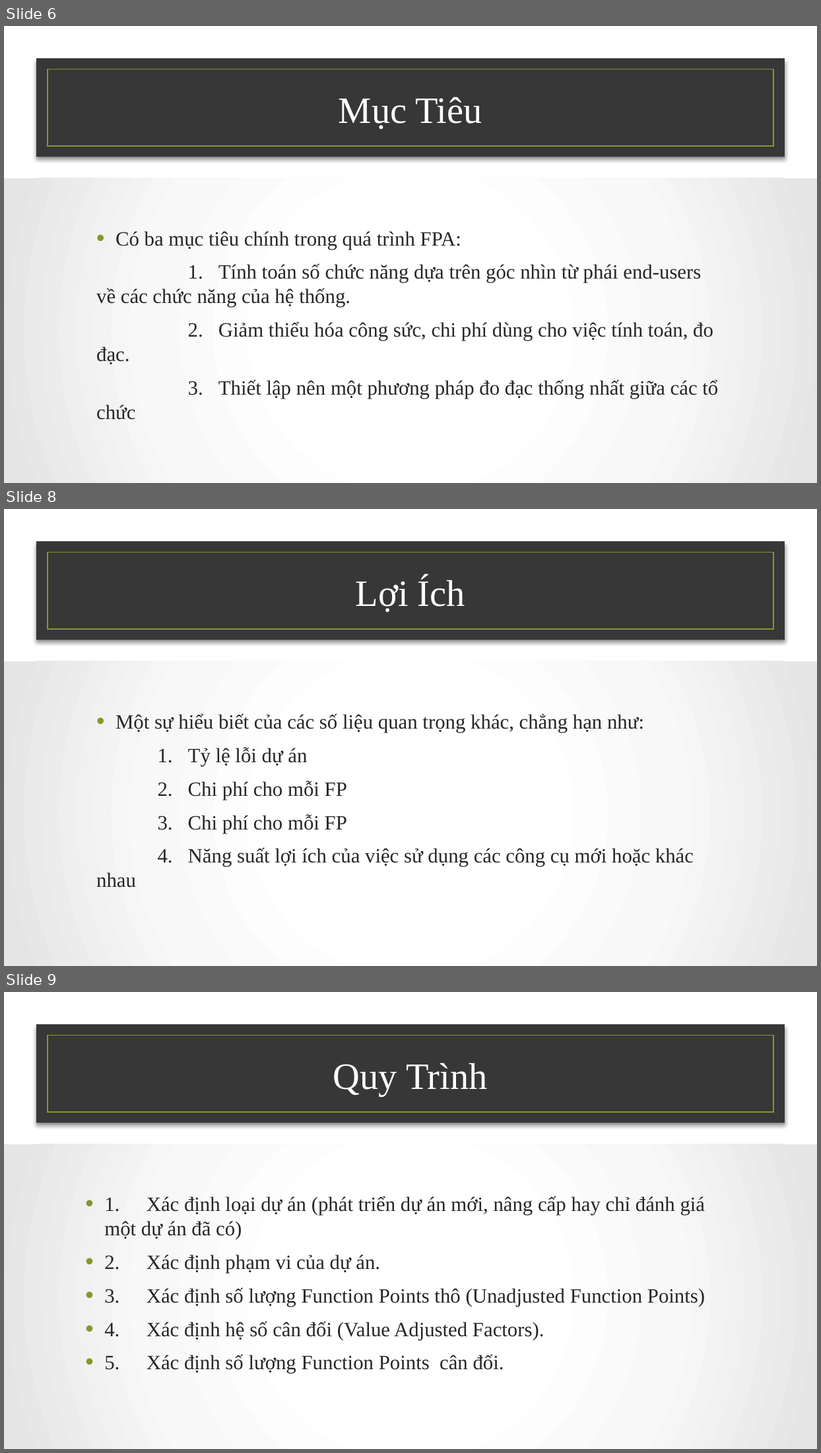
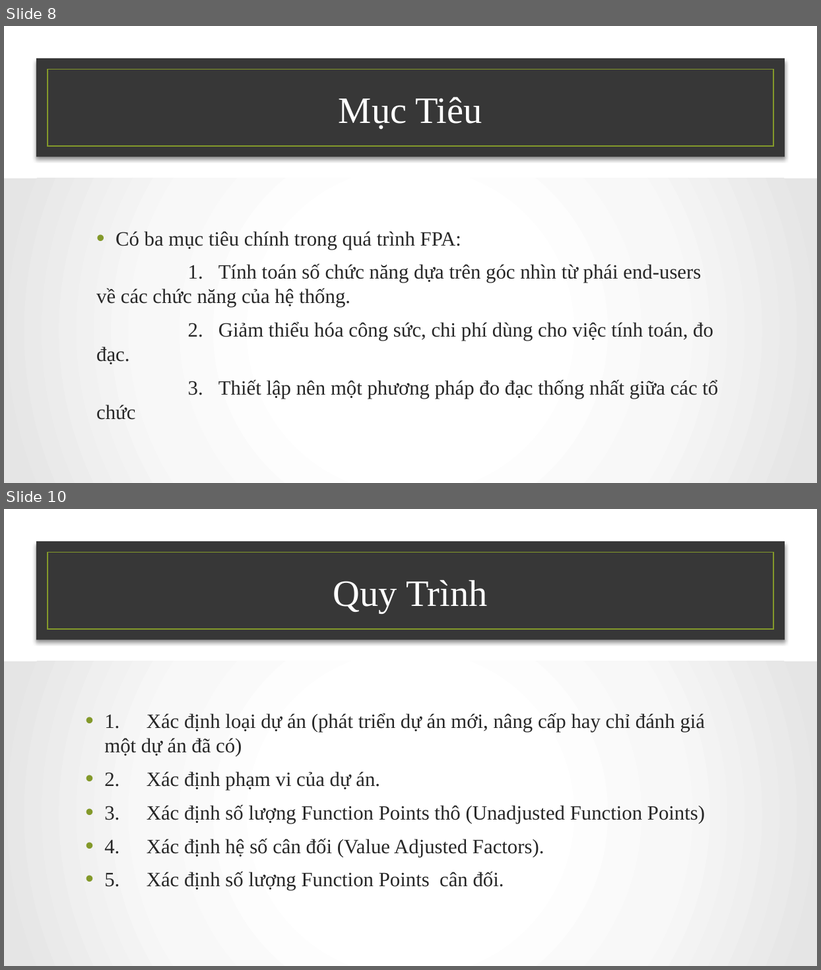
Before and after one commit to NamBang/CEMEM, a slide deck: FILE_BAO_CAO/Funciton-Point .pptx. Shown one above the other, each under a label of ours: slides 6, 8 and 9 before the commit, slides 8 and 10 after it; the slides between them are not shown. The pictures are 821x1453 and 821x970 pixels, drawn with LibreOffice and Linux fonts; fonts in the diff are those of the drawing; background and template pictures are left out. Boxes give left, top, right and bottom in pixels: in the first picture for what was removed or moved away, otherwise in the second. Text is boxed around its words. In the diff, an @@ line names an element or a change of style, - is before the commit and + after.

```diff
--- a/FILE_BAO_CAO/Funciton-Point .pptx
+++ b/FILE_BAO_CAO/Funciton-Point .pptx
@@ slide 8 removed at <box>4,509,817,966</box>, background picture (left out) @@
@@ rectangle removed at <box>36,541,785,640</box> @@
@@ rectangle removed at <box>48,553,774,629</box> @@
@@ title removed at <box>356,577,465,613</box> @@
-Lợi Ích
@@ rectangle removed at <box>4,661,817,966</box> @@
@@ text removed at <box>96,714,694,888</box> @@
-• Một sự hiểu biết của các số liệu quan trọng khác, chẳng hạn như:
-1. Tỷ lệ lỗi dự án
-2. Chi phí cho mỗi FP
-3. Chi phí cho mỗi FP
-4. Năng suất lợi ích của việc sử dụng các công cụ mới hoặc khác nhau
@@ what was slide 6 is now slide 8 @@
@@ what was slide 9 is now slide 10 @@
```
Also in this commit, not shown: 15 slides changed, 5 slides added, 1 other slide removed.
